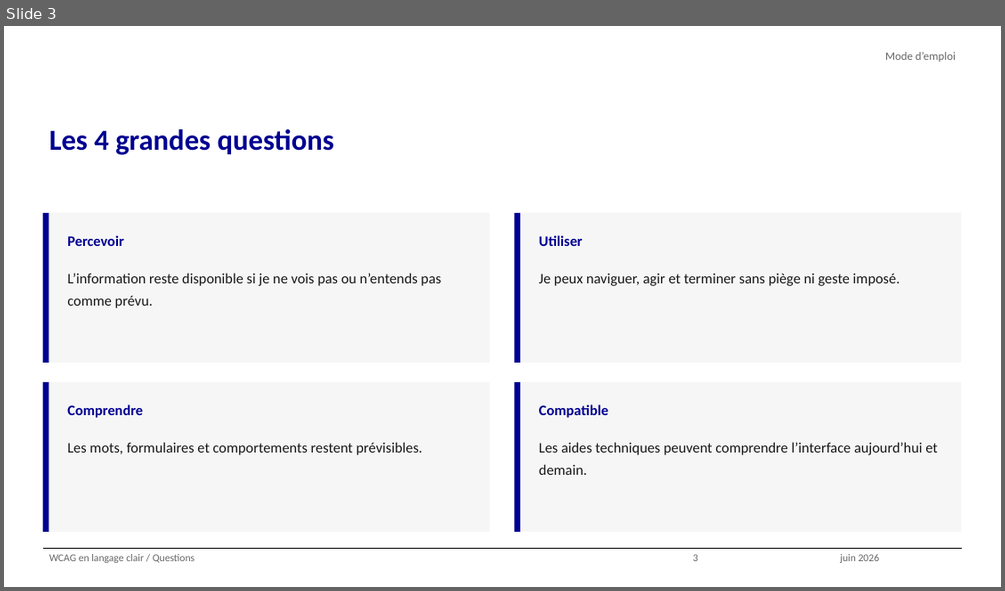
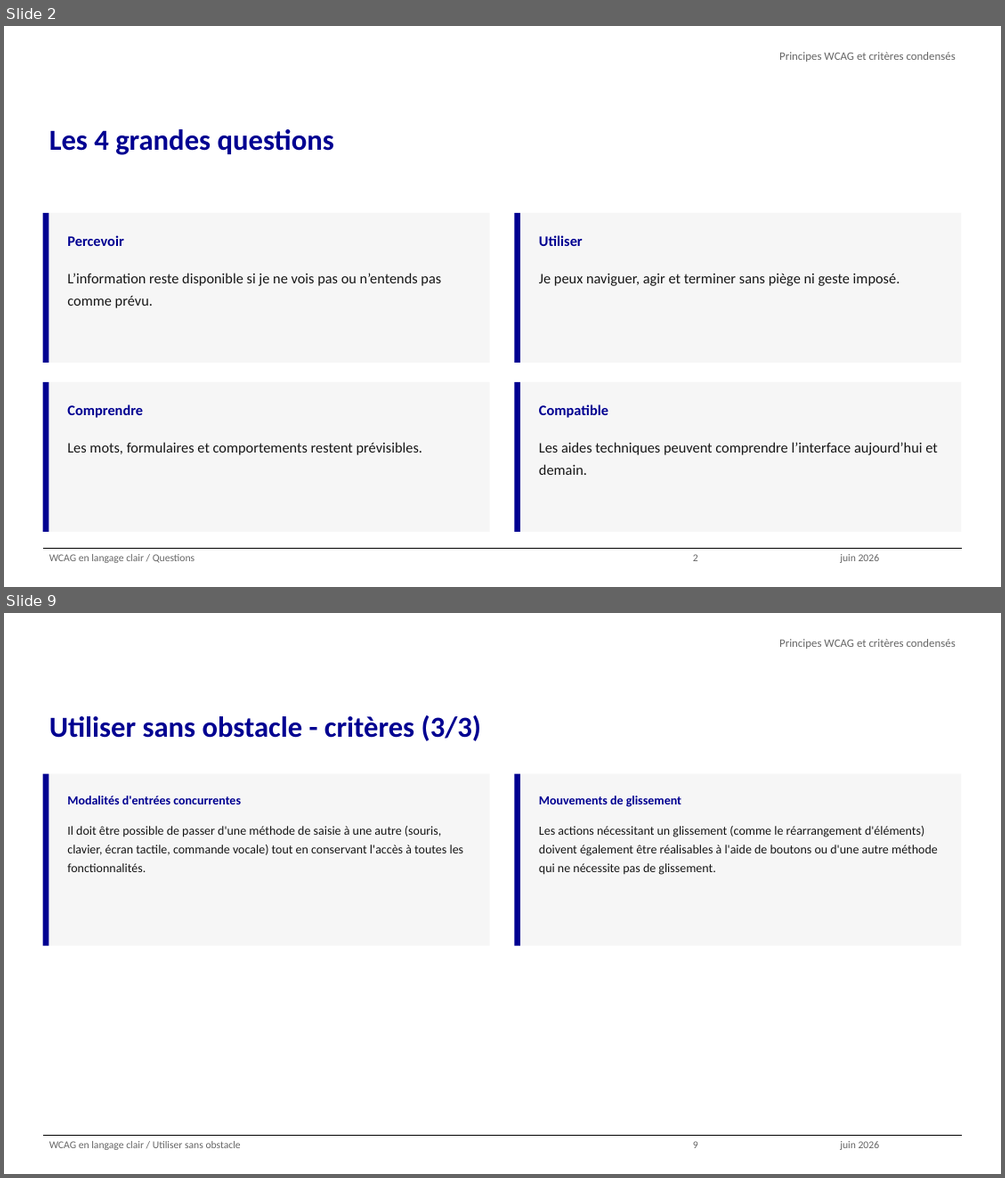
Before and after one commit to alexandra-guiderdoni/usine-fabrication-igpde-102846-ay11, a slide deck: WCAG en langage clair - condensé.pptx. Shown one above the other, each under a label of ours: slide 3 before the commit, slides 2 and 9 after it; the slides between them are not shown. The pictures are 1005x591 and 1005x1178 pixels, drawn with LibreOffice and Linux fonts; fonts in the diff are those of the drawing; background and template pictures are left out. Boxes give left, top, right and bottom in pixels: in the first picture for what was removed or moved away, otherwise in the second. Text is boxed around its words. In the diff, an @@ line names an element or a change of style, - is before the commit and + after.

```diff
--- a/WCAG en langage clair - condensé.pptx
+++ b/WCAG en langage clair - condensé.pptx
@@ slide 9 added at [4,613,1001,1174], background #FFFFFF; not listed: 1 template element that a slide beside it also shows @@
@@ text added at [779,639,955,649], 11 pt, text #666666 @@
+Principes WCAG et critères condensés
@@ title added at [49,715,481,741], 28 pt, text #000091, bold @@
+Utiliser sans obstacle - critères (3/3)
@@ rectangle added at [43,774,48,946], fill #000091 @@
@@ rectangle added at [48,774,489,946], fill #F6F6F6 @@
@@ text added at [67,795,241,804], 12 pt, text #000091, bold @@
+Modalités d'entrées concurrentes
@@ rectangle added at [514,774,520,946], fill #000091 @@
@@ rectangle added at [520,774,961,946], fill #F6F6F6 @@
@@ text added at [539,795,681,807], 12 pt, text #000091, bold @@
+Mouvements de glissement
@@ text added at [67,826,464,872], 12 pt, text #161616 @@
+Il doit être possible de passer d'une méthode de saisie à une autre (souris, clavier, écran tactile, commande vocale) tout en conservant l'accès à toutes les fonctionnalités.
@@ text added at [539,826,938,875], 12 pt, text #161616 @@
+Les actions nécessitant un glissement (comme le réarrangement d'éléments) doivent également être réalisables à l'aide de boutons ou d'une autre méthode qui ne nécessite pas de glissement.
@@ text added at [49,1141,241,1150], 10 pt, text #666666 @@
+WCAG en langage clair / Utiliser sans obstacle
@@ text added at [693,1141,698,1148], 10 pt, text #666666 @@
+9
@@ text added at [840,1141,880,1150], 10 pt, text #666666 @@
+juin 2026
@@ what was slide 3 is now slide 2 @@
@@ slide 2 changed as well @@
@@ text at [779,52,955,62]: text changed @@
-Mode d’emploi
+Principes WCAG et critères condensés
```
Also in this commit, not shown: 1 other slide changed, 10 other slides added, 21 slides removed, 4 other files.
